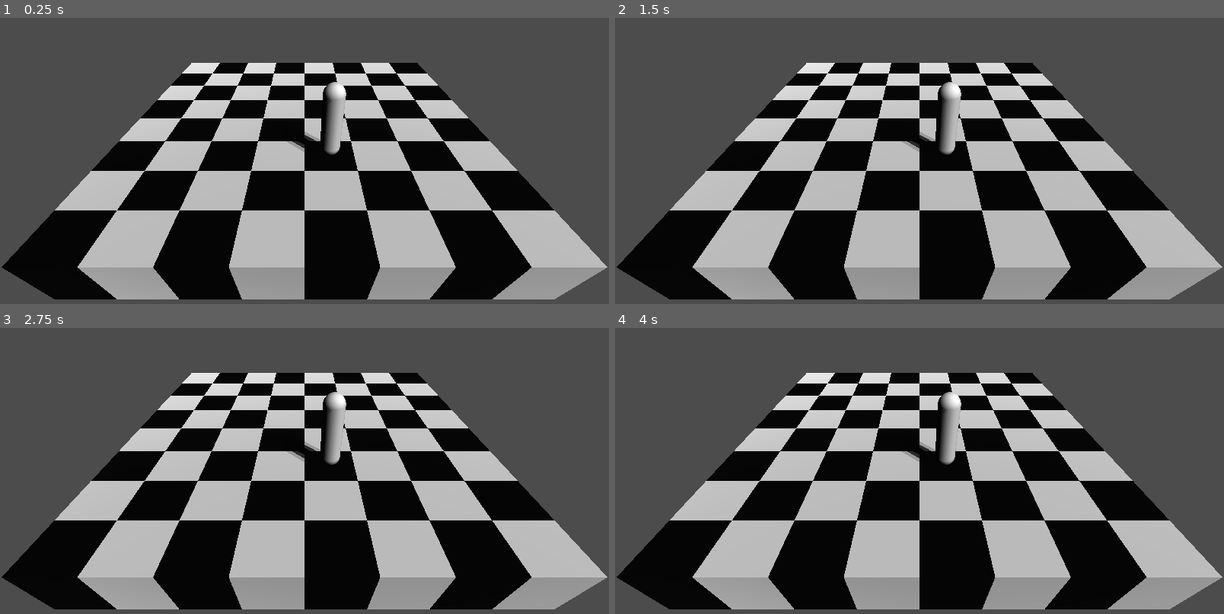
Above: before the commit, frames 1-4 (two rows, left to right).
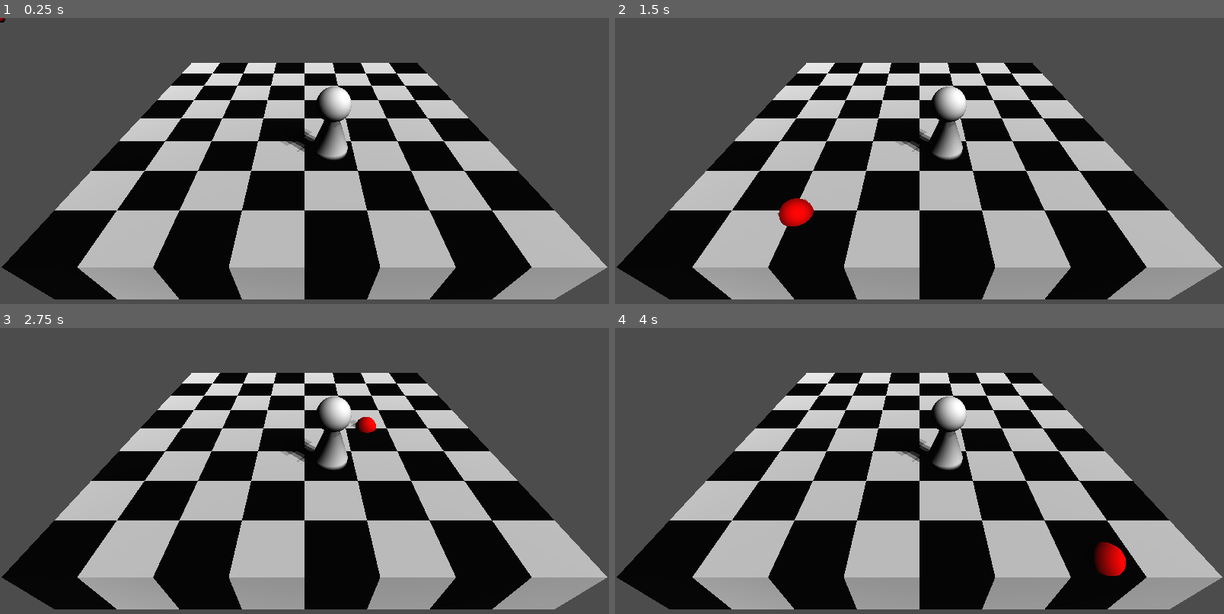
Above: after the commit, the same moments.

Repository: AlexanderWingard/board_game
Game: Godot game, scene res://Main.tscn
Two runs of this game, one before a commit and one after it. Both use one fixed random seed, a clock stepped at 60 frames per second and the inputs below.
Inputs (mouse positions are in pixels of both pictures, inside the frame that each line leads up to):
- Up to frame 1 (0.25 s): no input
- Up to frame 2 (1.5 s): tap Enter at 0.5 s; move the mouse to (1053, 178) at 0.52 s; click (1053, 178) at 0.67 s; tap Space at 1.25 s; move the mouse to (797, 212) at 1.27 s; click (797, 212) at 1.42 s
- Up to frame 3 (2.75 s): tap Enter at 2 s; move the mouse to (365, 428) at 2.02 s; click (365, 428) at 2.17 s
- Up to frame 4 (4 s): tap Space at 2.75 s; move the mouse to (889, 576) at 2.77 s; click (889, 576) at 2.92 s; tap Enter at 3.5 s; move the mouse to (1102, 559) at 3.52 s; click (1102, 559) at 3.67 s

The runs differ from the first frame. In frame 1, 0.9% of the frame differs, in the area x 0-58%, y 0-50%; in frame 2, 1.3%; in frame 3, 1.1%; in frame 4, 1.4%, in the area x 46-84%, y 22-87%.

Commit message:
Naive solution

Diff:
--- /dev/null
+++ b/Input.gd
@@ -0,0 +1,17 @@
+extends Node
+
+func _physics_process(delta):
+	var ground_plane = Plane(Vector3.UP, 0)
+	var mouse_pos = get_viewport().get_mouse_position()
+	var from = $"../Camera".project_ray_origin(mouse_pos)
+	var to = from + $"../Camera".project_ray_normal(mouse_pos) * 1000
+	var cursor_pos = ground_plane.intersects_ray(from, to)
+	if cursor_pos != null:
+		$"../Cursor".global_transform.origin = cursor_pos
+		if grabbed:
+			$"../Pawn".global_translation = cursor_pos
+
+var grabbed = false
+func _on_Area_input_event(camera, event, position, normal, shape_idx):
+	if event is InputEventMouseButton:
+		grabbed = event.pressed
--- a/Main.tscn
+++ b/Main.tscn
@@ -1,9 +1,18 @@
-[gd_scene load_steps=3 format=2]
+[gd_scene load_steps=7 format=2]
 
 [ext_resource path="res://Main.gd" type="Script" id=1]
+[ext_resource path="res://Models/Pawn.tscn" type="PackedScene" id=2]
+[ext_resource path="res://Input.gd" type="Script" id=3]
 
-[sub_resource type="CapsuleMesh" id=1]
-radius = 0.194
+[sub_resource type="CapsuleShape" id=1]
+height = 2.42153
+
+[sub_resource type="SphereMesh" id=2]
+radius = 0.25
+height = 0.5
+
+[sub_resource type="SpatialMaterial" id=3]
+albedo_color = Color( 1, 0, 0, 1 )
 
 [node name="Main" type="Spatial"]
 script = ExtResource( 1 )
@@ -11,10 +20,24 @@
 [node name="Camera" type="Camera" parent="."]
 transform = Transform( 1, 0, 0, 0, 0.707107, 0.707107, 0, -0.707107, 0.707107, 0, 3.041, 4.70782 )
 
-[node name="MeshInstance" type="MeshInstance" parent="."]
-transform = Transform( 1, 0, 0, 0, -4.37114e-08, 1, 0, -1, -4.37114e-08, 0.5, 0.730589, 0.5 )
-mesh = SubResource( 1 )
+[node name="Pawn" parent="." instance=ExtResource( 2 )]
+transform = Transform( 0.343788, 0, 0, 0, 0.343788, 0, 0, 0, 0.343788, 0.5, 0.106709, 0.5 )
+
+[node name="Area" type="Area" parent="Pawn"]
+
+[node name="CollisionShape" type="CollisionShape" parent="Pawn/Area"]
+transform = Transform( 1, 0, 0, 0, -4.37114e-08, 1, 0, -1, -4.37114e-08, 0, 1.4868, 0 )
+shape = SubResource( 1 )
 
 [node name="DirectionalLight" type="DirectionalLight" parent="."]
 transform = Transform( 0.707107, -0.5, 0.5, 0, 0.707107, 0.707107, -0.707107, -0.5, 0.5, 0, 11.6238, 0 )
 shadow_enabled = true
+
+[node name="Input" type="Node" parent="."]
+script = ExtResource( 3 )
+
+[node name="Cursor" type="MeshInstance" parent="."]
+mesh = SubResource( 2 )
+material/0 = SubResource( 3 )
+
+[connection signal="input_event" from="Pawn/Area" to="Input" method="_on_Area_input_event"]
--- /dev/null
+++ b/Models/Pawn.tscn
@@ -0,0 +1,5 @@
+[gd_scene load_steps=2 format=2]
+
+[ext_resource path="res://Models/Pawn.glb" type="PackedScene" id=1]
+
+[node name="Pawn" instance=ExtResource( 1 )]
--- a/Square.tscn
+++ b/Square.tscn
@@ -1,7 +1,10 @@
-[gd_scene load_steps=2 format=2]
+[gd_scene load_steps=3 format=2]
 
 [sub_resource type="CubeMesh" id=1]
 size = Vector3( 1, 1, 1 )
+
+[sub_resource type="BoxShape" id=2]
+extents = Vector3( 0.433, 0.5, 0.428 )
 
 [node name="Square" type="Spatial"]
 
@@ -9,3 +12,9 @@
 transform = Transform( 1, 0, 0, 0, 1, 0, 0, 0, 1, 0, -0.5, 0 )
 mesh = SubResource( 1 )
 skeleton = NodePath("../..")
+
+[node name="Area" type="Area" parent="."]
+
+[node name="CollisionShape" type="CollisionShape" parent="Area"]
+transform = Transform( 1, 0, 0, 0, 1, 0, 0, 0, 1, 0, -0.5, 0 )
+shape = SubResource( 2 )
Binary file added: Models/Pawn.glb
Not shown, added: Models/Pawn.glb.import
Not shown, added: .gitignore
Not shown, added: Models/Models.blend
